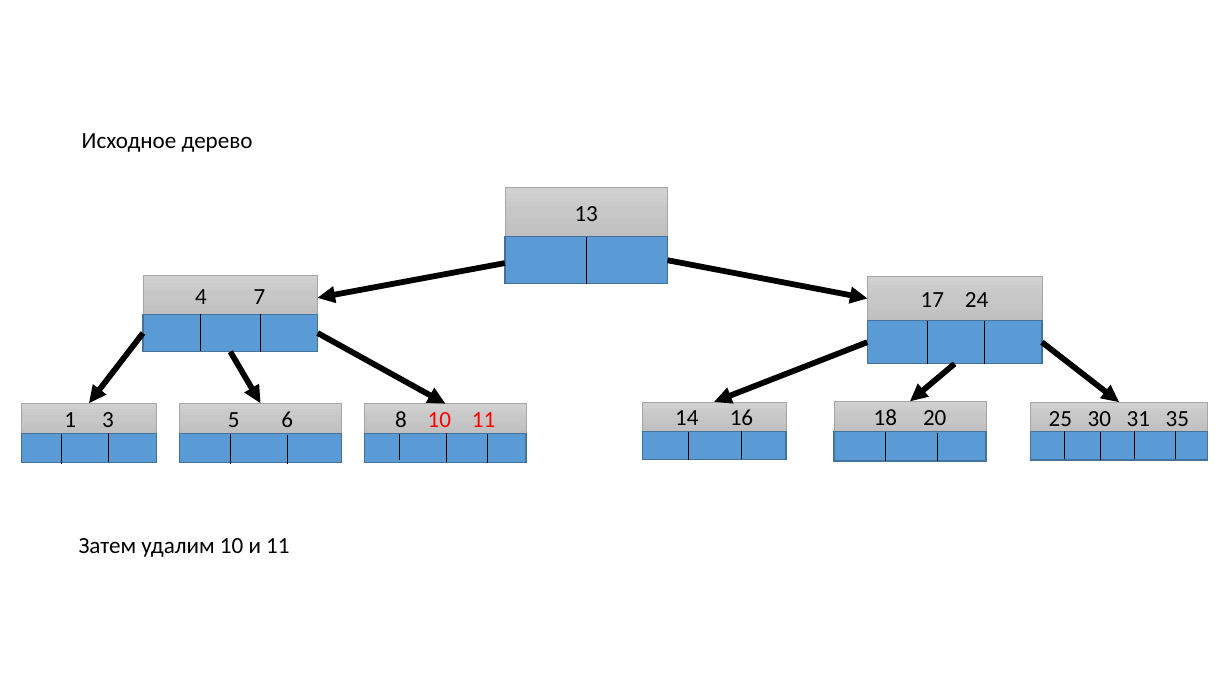
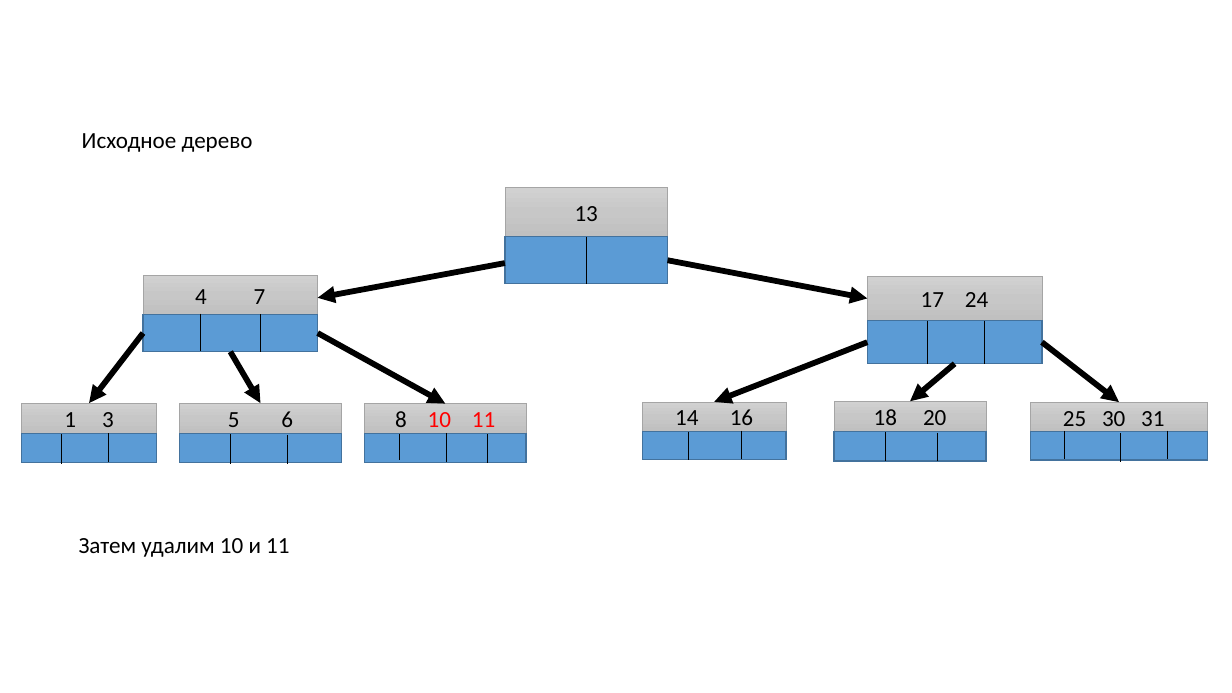
Before and after one commit to IluhaZaz/B_Tree, a slide deck: slide 9 of b_tree_final.pptx. Drawn at 1232x693 pixels with LibreOffice and Linux fonts; fonts in the diff are those of the drawing; background and template pictures are left out. Boxes give left, top, right and bottom in pixels: in the first picture for what was removed or moved away, otherwise in the second. Text is boxed around its words. In the diff, an @@ line names an element or a change of style, - is before the commit and + after.

```diff
--- a/b_tree_final.pptx
+++ b/b_tree_final.pptx
@@ text in rectangle at [1063, 411, 1164, 432]: text changed @@
-25 30 31 35
+25 30 31
@@ line moved from (1101, 432) - (1101, 460) to (1121, 433) - (1121, 462) @@
@@ line moved from (1135, 431) - (1135, 459) to (1168, 431) - (1168, 459) @@
@@ line removed from (1176, 431) to (1176, 459) @@
```
Also in this commit, not shown: 10 other slides changed, 6 other files.
